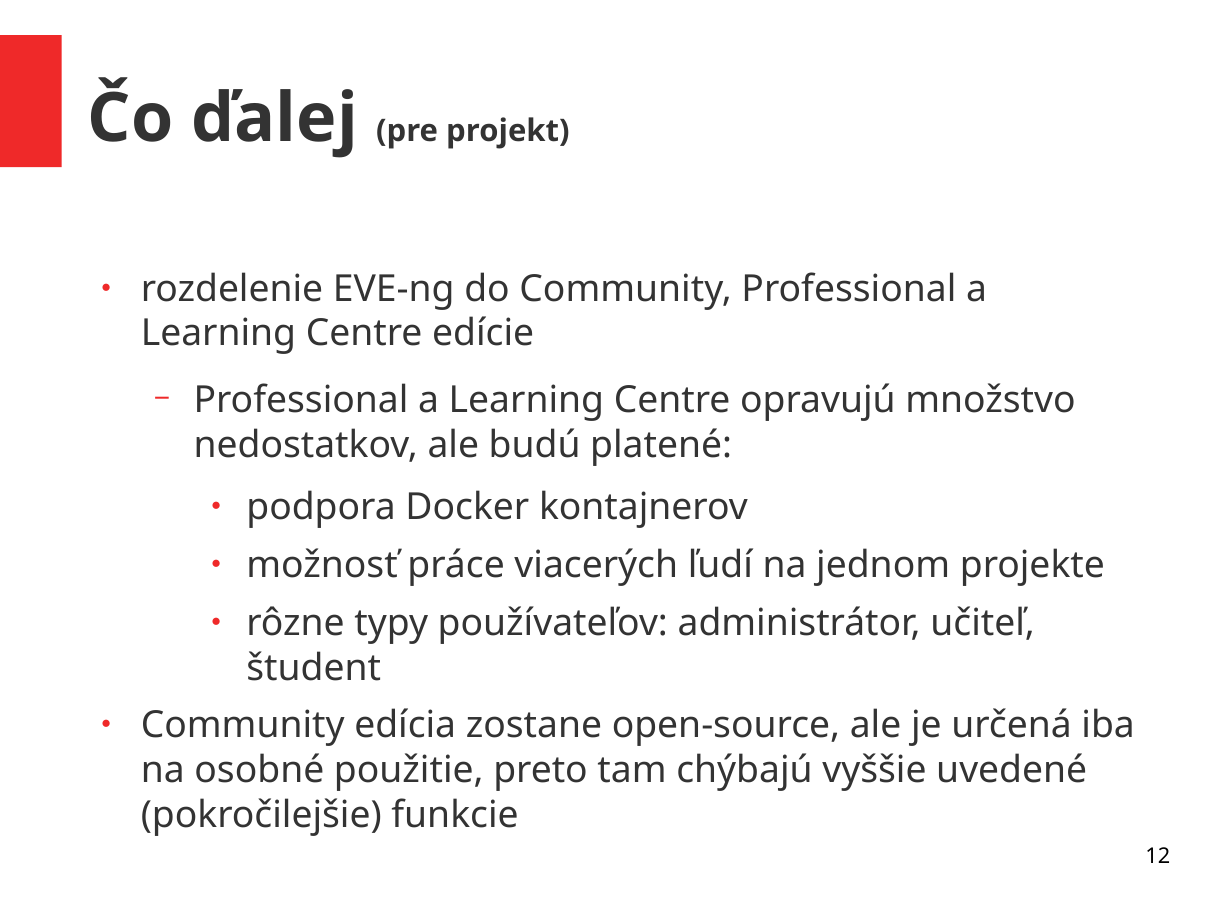
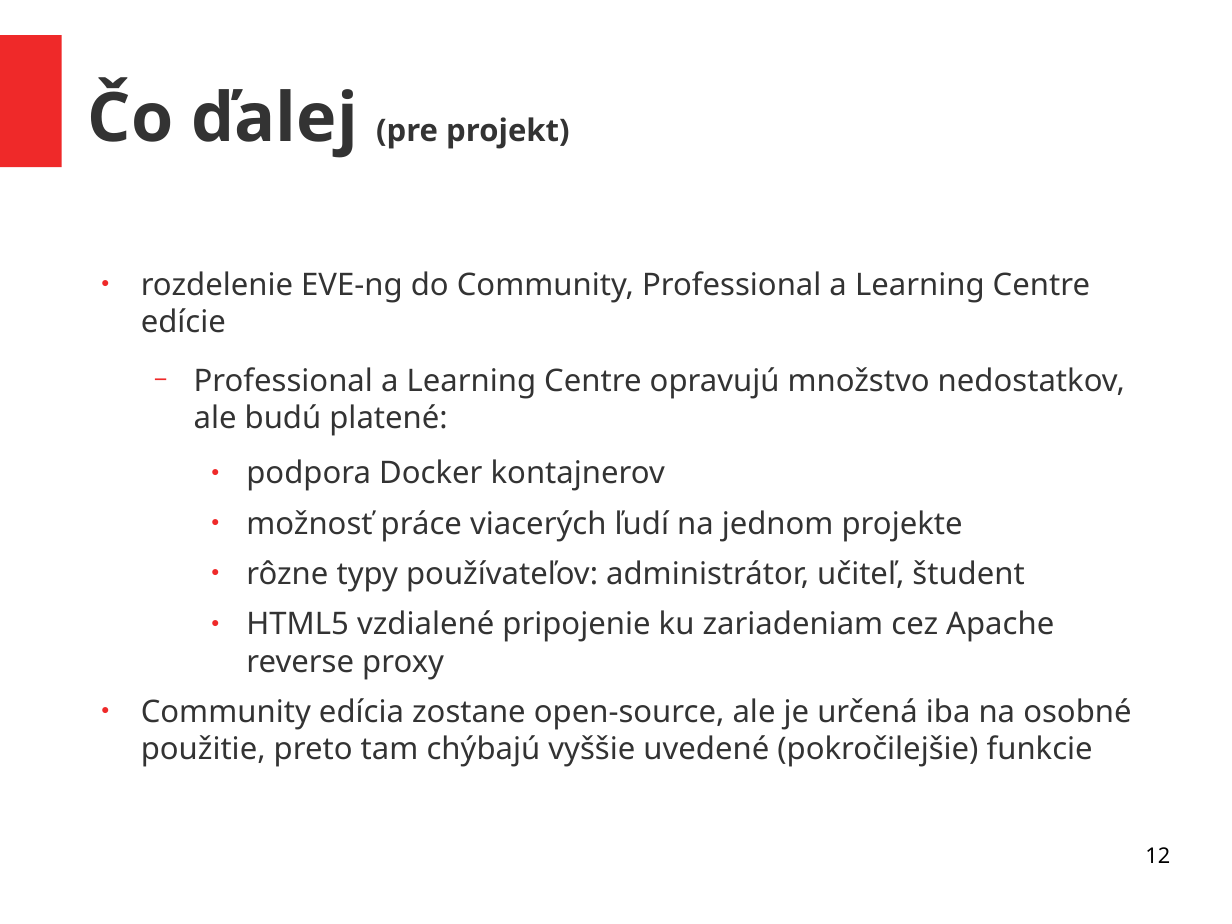
Before and after one commit to kyberdrb/Ing_Projekt-Virtualne_sietove_laboratoria, a slide deck: slide 12 of sisila_panel_story_prezentacia.odp. Drawn at 1232x924 pixels with LibreOffice and Linux fonts; fonts in the diff are those of the drawing. Boxes give left, top, right and bottom in pixels: in the first picture for what was removed or moved away, otherwise in the second. Text is boxed around its words. In the diff, an @@ line names an element or a change of style, - is before the commit and + after.

```diff
--- a/sisila_panel_story_prezentacia.odp
+++ b/sisila_panel_story_prezentacia.odp
@@ text at bbox=[141, 271, 1131, 767]: size 24 to 20 pt in "rozdelenie EVE-ng do Community, Professional a Learning ...", "Professional a Learning Centre opravujú množstvo nedostatkov ...", "podpora Docker kontajnerov", "možnosť práce viacerých ľudí na jednom projekte" and 2 more places @@
@@ text at bbox=[246, 610, 1054, 680]: paragraph added @@
+    ● HTML5 vzdialené pripojenie ku zariadeniam cez Apache reverse proxy
```
Also in this commit, not shown: 1 other file.
